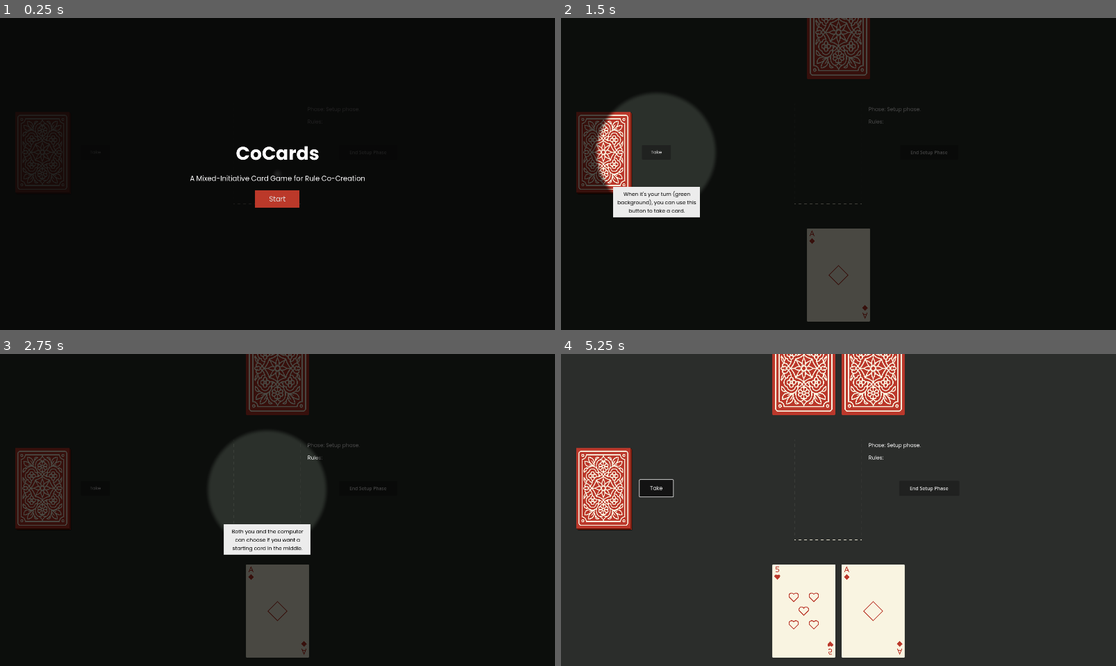
Above: before the commit, frames 1-4 (two rows, left to right).
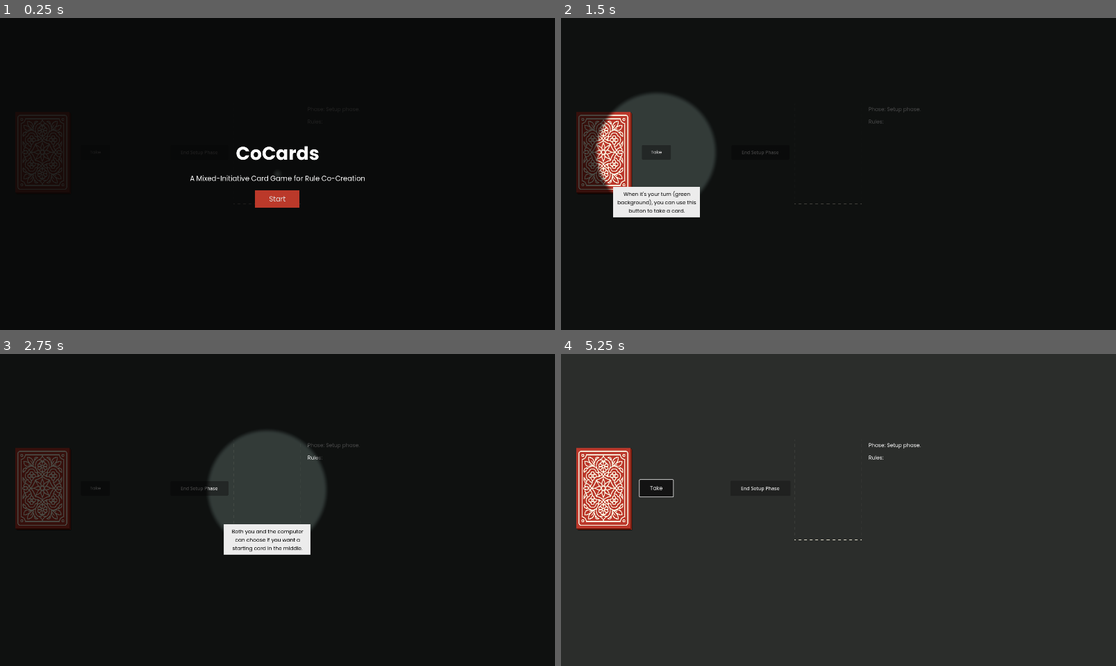
Above: after the commit, the same moments.

Repository: alicegrama/godot-card-game
Game: Godot game, scene res://Scenes/main.tscn
Same seed, same stepped clock (60 frames per second), same inputs: the game is played once before the commit and once after it.
Inputs:
- Up to frame 1 (0.25 s): no input
- Up to frame 2 (1.5 s): click "Start" at 0.5 s; click "End Setup Phase" at 1.25 s
- Up to frame 3 (2.75 s): click "Take" at 2 s
- Up to frame 4 (5.25 s): click "End Setup Phase" at 2.75 s; click "Take" at 3.5 s; click "End Setup Phase" at 4.25 s; click "Take" at 5 s

The runs differ from the first frame. In frame 2, 5.7% of the frame differs, in the area x 32-70%, y 0-98%; in frame 3, 5.7%; in frame 4, 11%.

Commit message:
move button, and no interaction on tutorial

Diff:
--- a/Scenes/main.gd
+++ b/Scenes/main.gd
@@ -100,8 +100,6 @@
 		for j in ["h", "c", "d", "s"]:
 			rules[[j, i]] = null
 	$Phase.text = "Phase: Setup phase."
-	#start the setup
-	setup()
 
 # Called every frame. 'delta' is the elapsed time since the previous frame.
 func _process(delta: float) -> void:
@@ -1003,7 +1001,3 @@
 			rules[[i, cardslot.card.number]] = 0
 		display_rules()
 		bot["rule_changer"] += 0.2 * (1-bot["rule_changer"])
-
-
-func start_tutorial() -> void:
-	pass # Replace with function body.
--- a/Scenes/main.tscn
+++ b/Scenes/main.tscn
@@ -94,9 +94,9 @@
 shape = SubResource("RectangleShape2D_21xkr")
 
 [node name="Button" type="Button" parent="."]
-offset_left = 1174.0
+offset_left = 590.0
 offset_top = 440.0
-offset_right = 1374.0
+offset_right = 790.0
 offset_bottom = 490.0
 theme_override_styles/hover = SubResource("StyleBoxFlat_jkdf5")
 text = "End Setup Phase"
@@ -217,9 +217,9 @@
 
 [node name="Rules" type="Label" parent="."]
 offset_left = 1064.0
-offset_top = 490.0
+offset_top = 423.0
 offset_right = 1111.0
-offset_bottom = 539.0
+offset_bottom = 472.0
 theme_override_font_sizes/font_size = 18
 
 [node name="Ending" type="Label" parent="."]
@@ -387,5 +387,4 @@
 [connection signal="pressed" from="Spade" to="." method="_on_spade_pressed"]
 [connection signal="pressed" from="Diamond" to="." method="_on_diamond_pressed"]
 [connection signal="pressed" from="Remove" to="." method="_on_remove_pressed"]
-[connection signal="pressed" from="Tutorial/RootControl/UILayer/IntroLayer/VBoxContainer/Start Tutorial" to="." method="start_tutorial"]
 [connection signal="pressed" from="Tutorial/RootControl/UILayer/IntroLayer/VBoxContainer/Start Tutorial" to="Tutorial" method="start_tutorial"]
--- a/Scenes/tutorial.gd
+++ b/Scenes/tutorial.gd
@@ -120,6 +120,8 @@
 func end_tutorial() -> void:
 	dim_overlay.visible = false
 	queue_free()
+	#start setup
+	$"..".setup()
 
 
 func _input(event: InputEvent) -> void:
